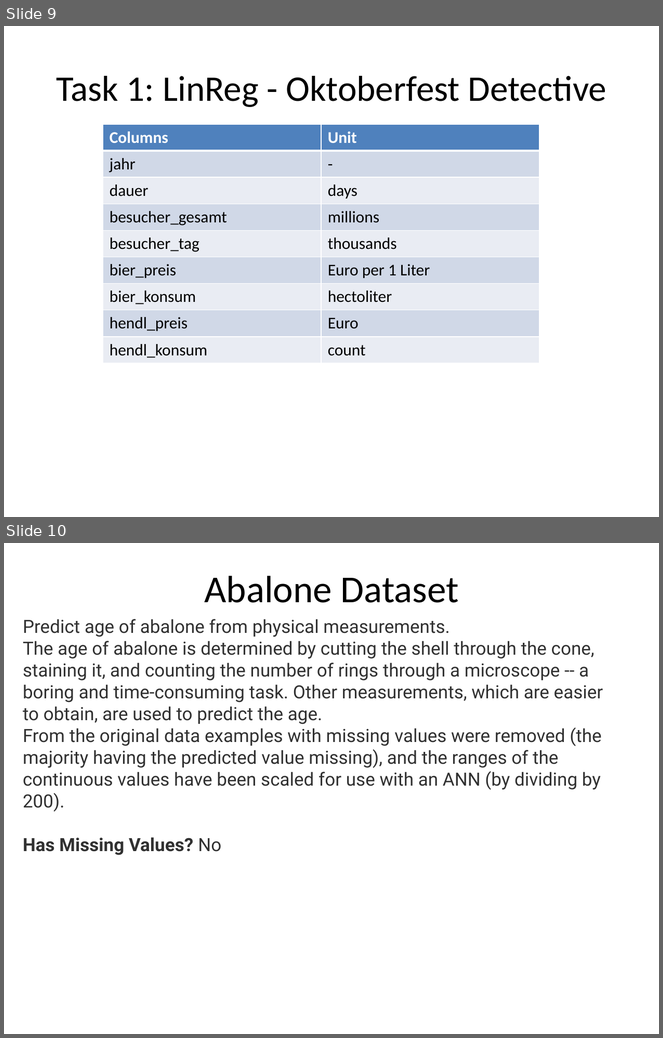
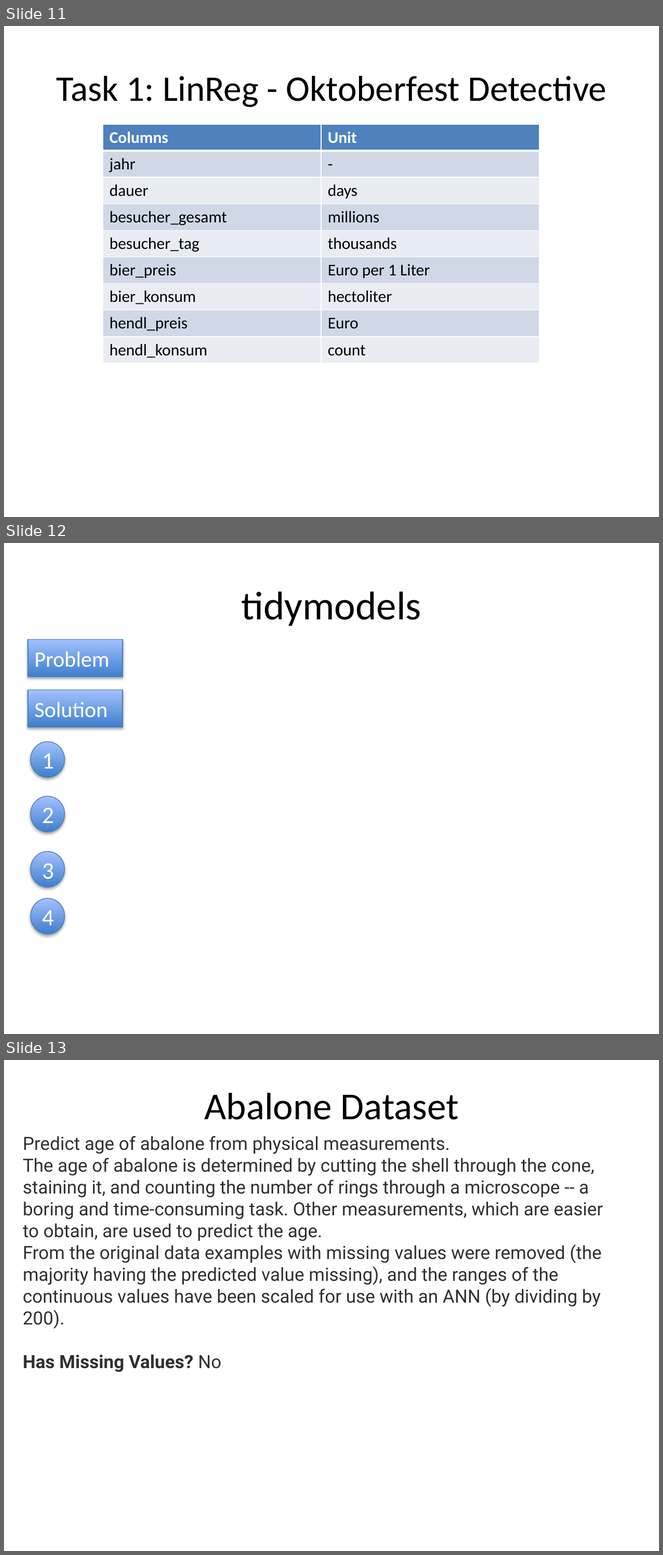
Before and after one commit to Bioinformatics-Munich-Student-Lab/ML_in_R, a slide deck: workshop.pptx. Shown one above the other, each under a label of ours: slides 9 and 10 before the commit, slides 11, 12 and 13 after it. The pictures are 663x1038 and 663x1555 pixels, drawn with LibreOffice and Linux fonts; fonts in the diff are those of the drawing. Boxes give left, top, right and bottom in pixels: in the first picture for what was removed or moved away, otherwise in the second. Text is boxed around its words. In the diff, an @@ line names an element or a change of style, - is before the commit and + after.

```diff
--- a/workshop.pptx
+++ b/workshop.pptx
@@ slide 12 added at <box>4,543,659,1034</box>, background #FFFFFF @@
@@ title added at <box>241,591,422,626</box>, 44 pt, text #000000 @@
+tidymodels
@@ rectangle added at <box>28,639,123,677</box>, fill gradient #3F80CE to #A4C4FF, outline #4B7EBC 0.75 pt, 24 pt, text #FFFFFF @@
+Problem
@@ rectangle added at <box>28,690,123,727</box>, fill gradient #3F80CE to #A4C4FF, outline #4B7EBC 0.75 pt, 24 pt, text #FFFFFF @@
+Solution
@@ ellipse added at <box>30,742,64,778</box>, fill gradient #3F80CE to #A4C4FF, outline #4B7EBC 0.75 pt, 26 pt, text #FFFFFF @@
+1
@@ ellipse added at <box>30,797,64,833</box>, fill gradient #3F80CE to #A4C4FF, outline #4B7EBC 0.75 pt, 26 pt, text #FFFFFF @@
+2
@@ ellipse added at <box>30,851,64,888</box>, fill gradient #3F80CE to #A4C4FF, outline #4B7EBC 0.75 pt, 26 pt, text #FFFFFF @@
+3
@@ ellipse added at <box>30,899,64,935</box>, fill gradient #3F80CE to #A4C4FF, outline #4B7EBC 0.75 pt, 26 pt, text #FFFFFF @@
+4
@@ what was slide 9 is now slide 11 @@
@@ what was slide 10 is now slide 13 @@
```
Also in this commit, not shown: 3 other slides added, 1 slide removed.
